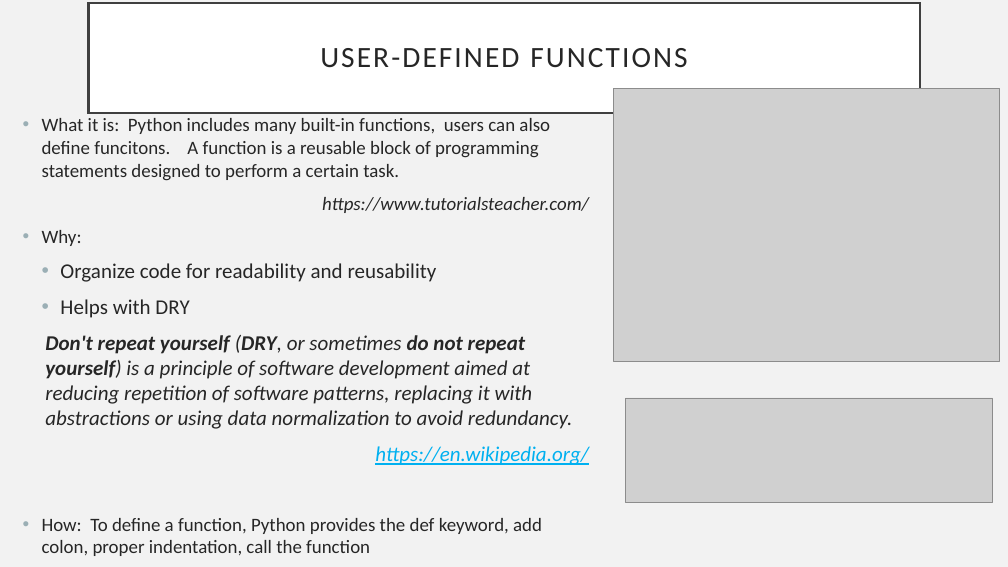
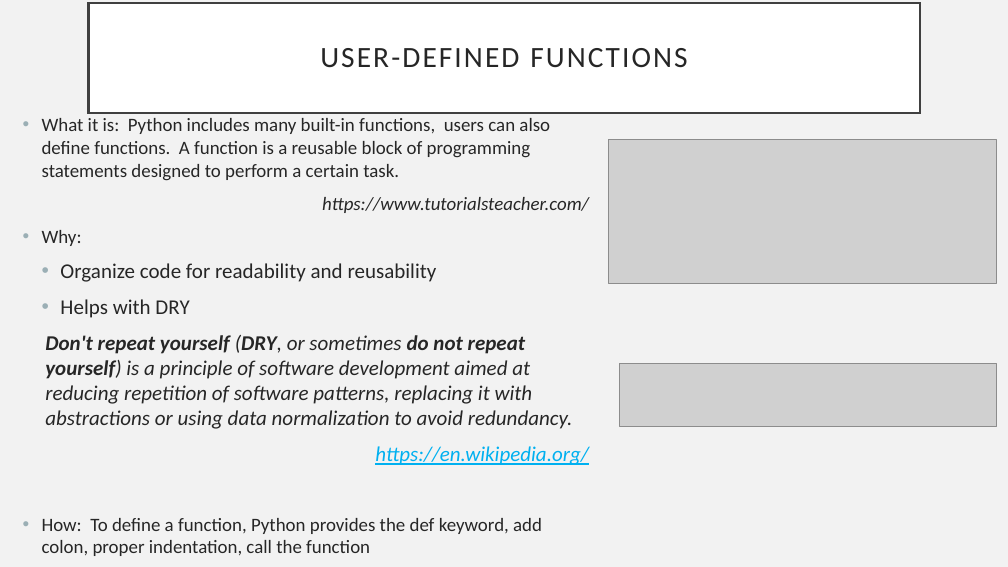
Before and after one commit to thoufer/IntroPythonDataTraining, a slide deck: slide 26 of additional_resources/HandsOnPythonClass_June25_2020.pptx. Drawn at 1008x567 pixels with LibreOffice and Linux fonts; fonts in the diff are those of the drawing; grey boxes stand for pictures. Boxes give left, top, right and bottom in pixels: in the first picture for what was removed or moved away, otherwise in the second. Text is boxed around its words. In the diff, an @@ line names an element or a change of style, - is before the commit and + after.

```diff
--- a/additional_resources/HandsOnPythonClass_June25_2020.pptx
+++ b/additional_resources/HandsOnPythonClass_June25_2020.pptx
@@ text at (42,118,550,181): text changed @@
-• What it is: Python includes many built-in functions, users can also define funcitons. A function is a reusable block of programming statements designed to perform a certain task.
+• What it is: Python includes many built-in functions, users can also define functions. A function is a reusable block of programming statements designed to perform a certain task.
@@ picture: place and size @@
-picture at (614,88,1000,361)
+picture at (609,139,997,284)
@@ picture added at (619,364,997,426) @@
@@ picture removed at (625,398,993,502) @@
```
Also in this commit, not shown: 18 other slides changed, 3 slides added, 5 slides removed, 5 other files.
